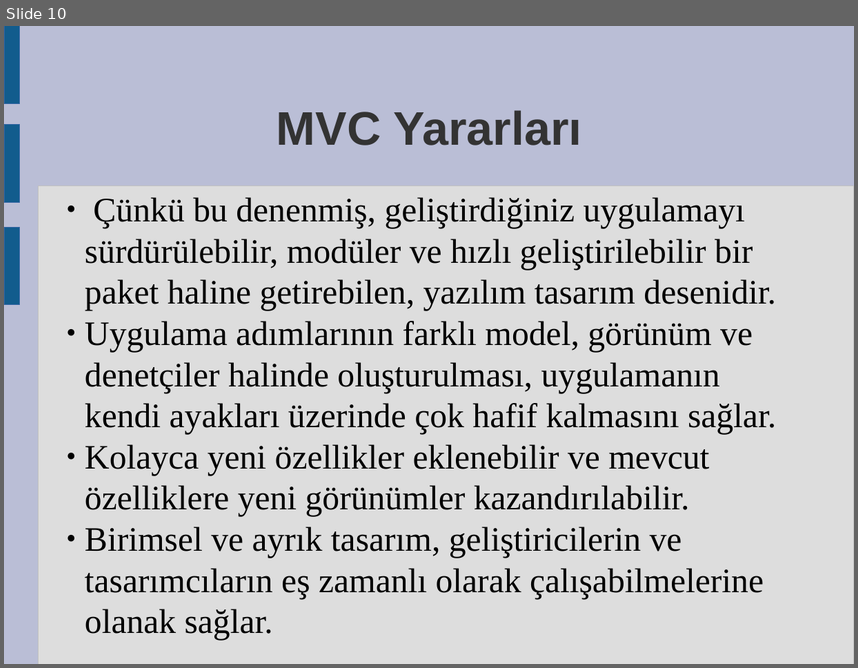
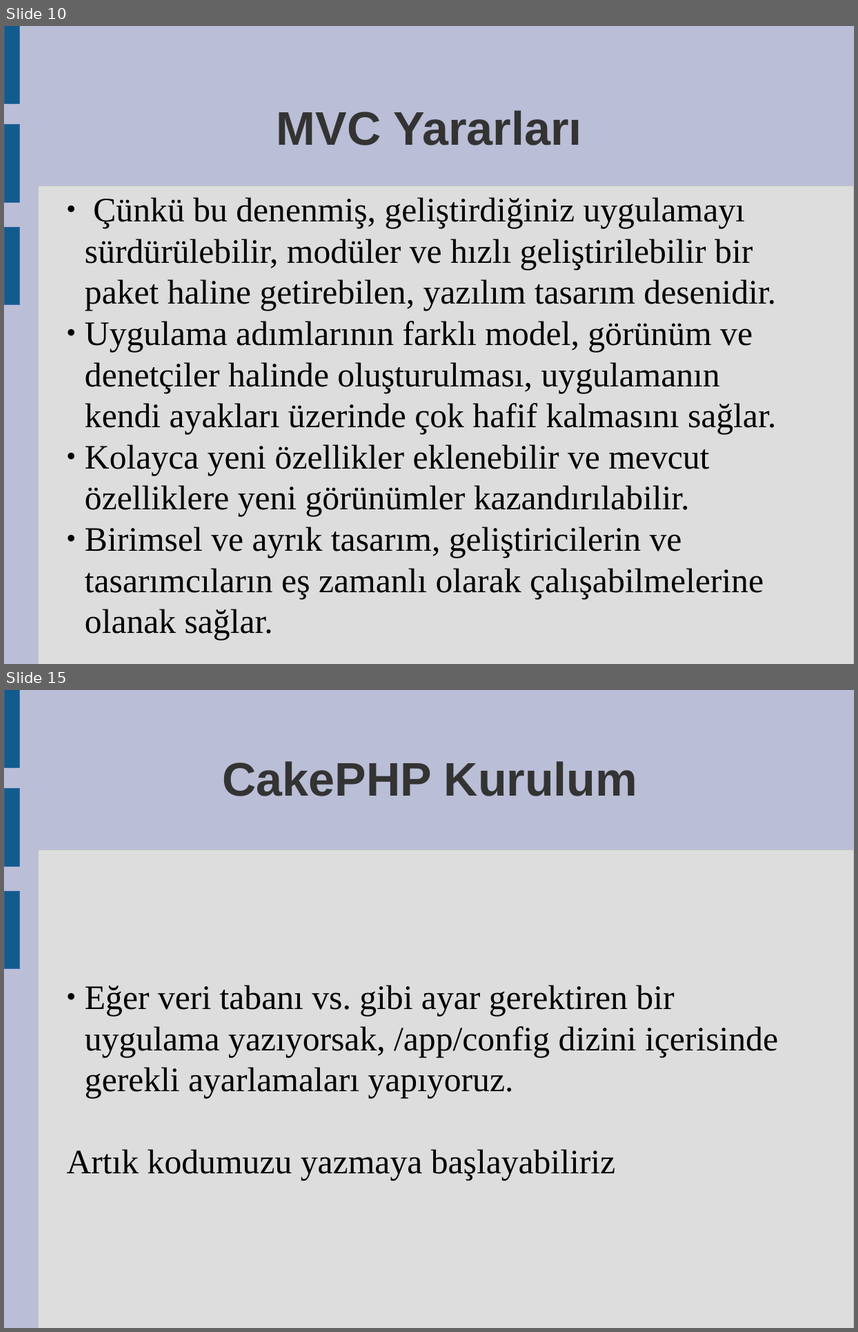
Before and after one commit to askin/misc, a slide deck: intern/cakephp/cakephp.odp. Shown one above the other, each under a label of ours: slide 10 before the commit, slides 10 and 15 after it; the slides between them are not shown. The pictures are 858x668 and 858x1332 pixels, drawn with LibreOffice and Linux fonts; fonts in the diff are those of the drawing. Boxes give left, top, right and bottom in pixels: in the first picture for what was removed or moved away, otherwise in the second. Text is boxed around its words. In the diff, an @@ line names an element or a change of style, - is before the commit and + after.

```diff
--- a/intern/cakephp/cakephp.odp
+++ b/intern/cakephp/cakephp.odp
@@ slide 15 added at (x1=4, y1=690, x2=854, y2=1328), background #BABED6; not listed: 4 template elements that a slide beside it also shows @@
@@ title added at (x1=223, y1=761, x2=637, y2=796), 44 pt, text #333333, bold @@
+CakePHP Kurulum
@@ subtitle added at (x1=67, y1=985, x2=778, y2=1181), 32 pt, text #000000 @@
+● Eğer veri tabanı vs. gibi ayar gerektiren bir uygulama yazıyorsak, /app/config dizini içerisinde gerekli ayarlamaları yapıyoruz.
+Artık kodumuzu yazmaya başlayabiliriz
```
Also in this commit, not shown: 4 other slides added.
